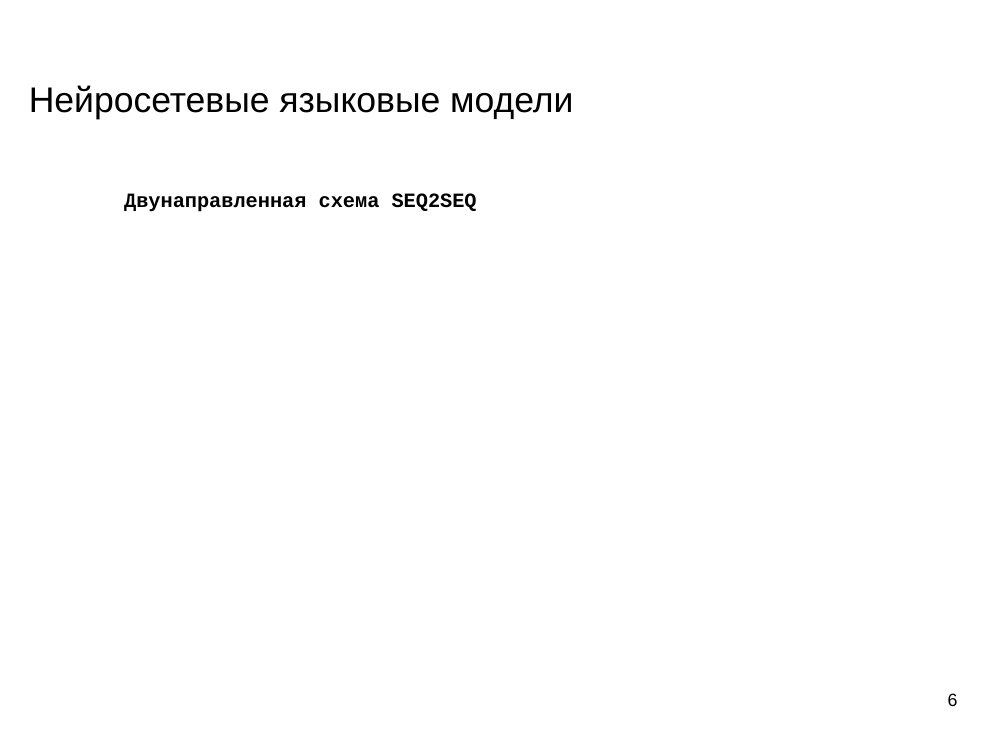
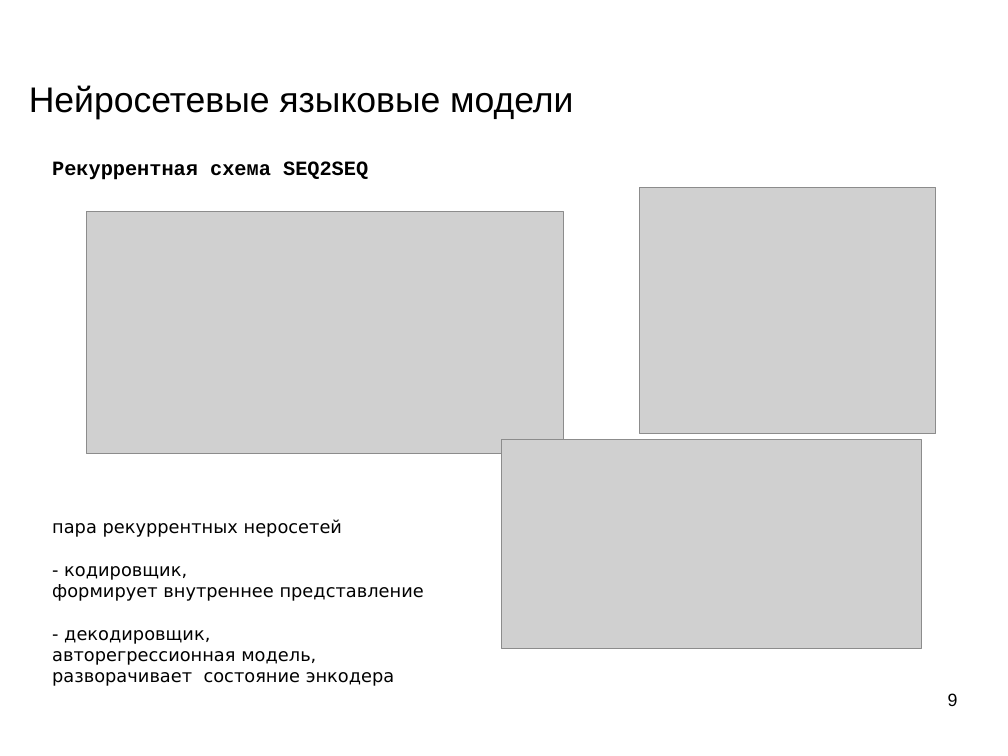
Before and after one commit to mechanoid5/ml_nlp_2022, a slide deck: slide 9 of 11-ann-lang-model.odp (slide 6 before the commit). Drawn at 1008x756 pixels with LibreOffice and Linux fonts; fonts in the diff are those of the drawing; grey boxes stand for pictures; background and template pictures are left out. Boxes give left, top, right and bottom in pixels: in the first picture for what was removed or moved away, otherwise in the second. Text is boxed around its words. In the diff, an @@ line names an element or a change of style, - is before the commit and + after.

```diff
--- a/11-ann-lang-model.odp
+++ b/11-ann-lang-model.odp
@@ text at [52,161,368,180]: text changed @@
-Двунаправленная схема SEQ2SEQ
+Рекуррентная схема SEQ2SEQ
@@ picture added at [640,188,937,434] @@
@@ picture added at [86,212,563,454] @@
@@ picture added at [501,439,922,649] @@
@@ text added at [52,519,424,686], 14 pt, text #000000 @@
+пара рекуррентных неросетей
+- кодировщик,
+формирует внутреннее представление
+- декодировщик,
+авторегрессионная модель,
+разворачивает состояние энкодера
@@ page number at [948,693,958,706]: text changed @@
-6
+9
```
Also in this commit, not shown: 5 other slides changed, 6 slides added, 1 slide removed.
